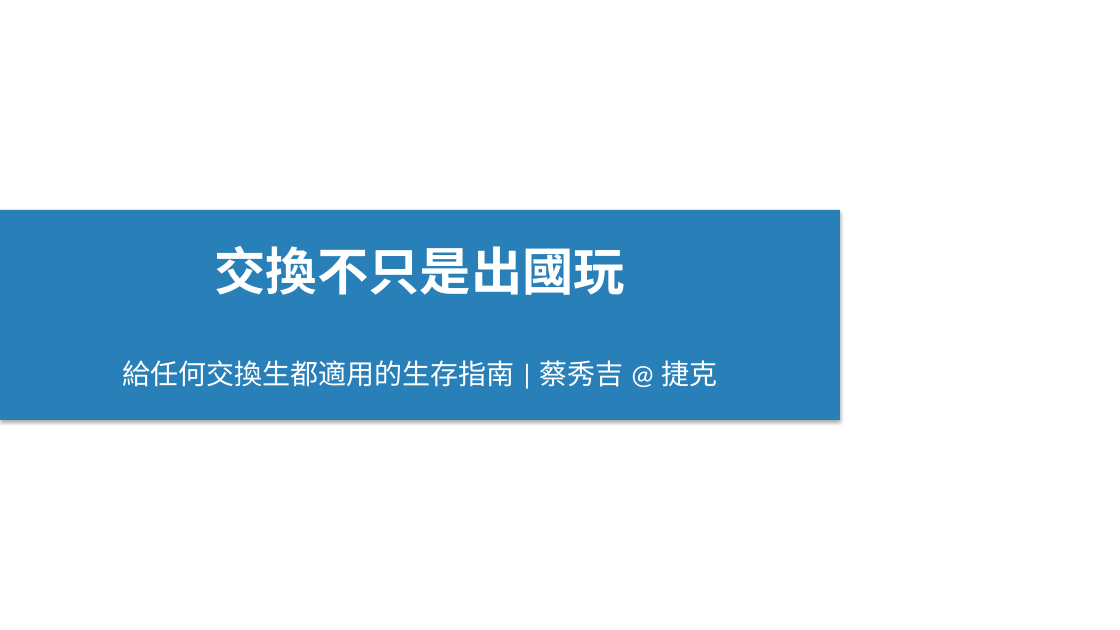
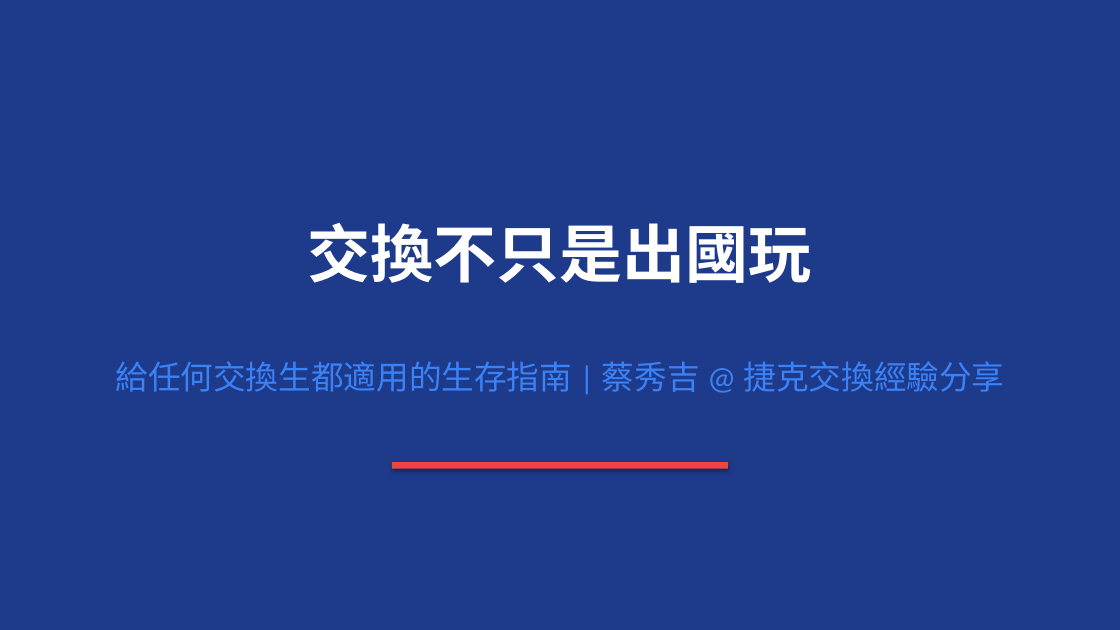
Before and after one commit to thc1006/czech-exchange, a slide deck: slide 1 of 交換經驗分享會_蔡秀吉_百川學程.pptx. Drawn at 1120x630 pixels with LibreOffice and Linux fonts; fonts in the diff are those of the drawing. Boxes give left, top, right and bottom in pixels: in the first picture for what was removed or moved away, otherwise in the second. Text is boxed around its words. In the diff, an @@ line names an element or a change of style, - is before the commit and + after.

```diff
--- a/交換經驗分享會_蔡秀吉_百川學程.pptx
+++ b/交換經驗分享會_蔡秀吉_百川學程.pptx
@@ rectangle resized from (x1=0, y1=210, x2=840, y2=420) to (x1=0, y1=0, x2=1120, y2=630) @@
@@ rectangle at (x1=0, y1=0, x2=1120, y2=630): fill #2980B9 to #1E3A8A @@
@@ text "交換不只是出國玩" moved from (x1=214, y1=246, x2=625, y2=295) to (x1=308, y1=223, x2=812, y2=283) @@
@@ text "交換不只是出國玩" at (x1=308, y1=223, x2=812, y2=283): size 44 to 54 pt @@
@@ text at (x1=115, y1=361, x2=1005, y2=392): text changed; size 24 to 28 pt; text colour #FFFFFF to #3B82F6 @@
-給任何交換生都適用的生存指南 | 蔡秀吉 @ 捷克
+給任何交換生都適用的生存指南 | 蔡秀吉 @ 捷克交換經驗分享
@@ rectangle added at (x1=392, y1=462, x2=728, y2=469), fill #EF4444 @@
```
Also in this commit, not shown: 17 other slides changed, 2 slides added, 1 other file.
